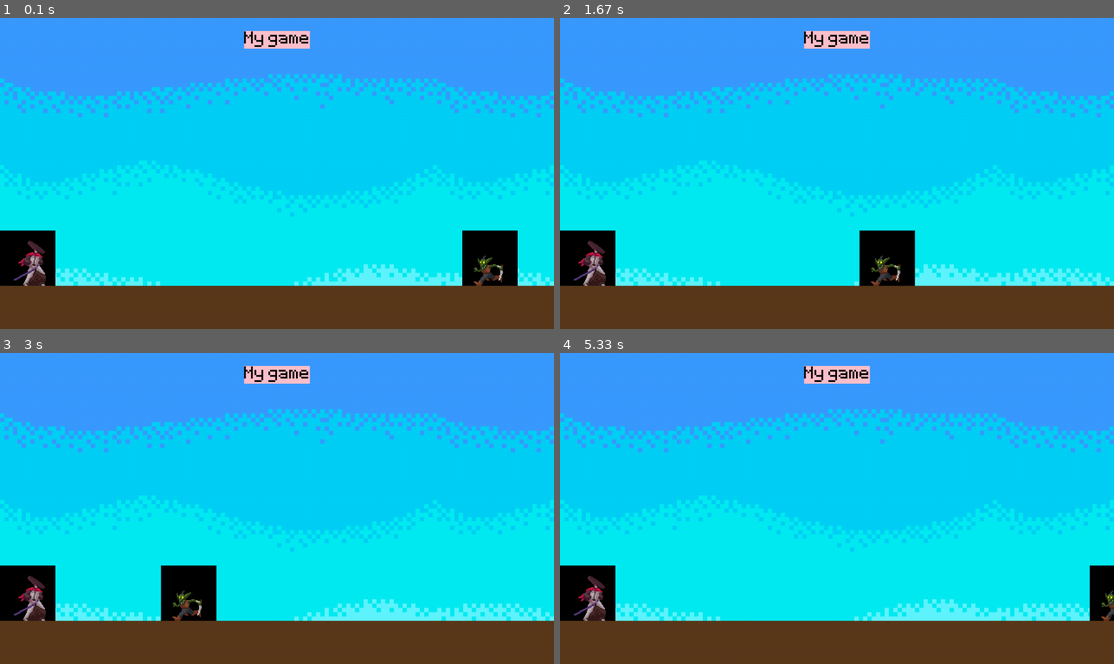
Above: before the commit, frames 1-4 (two rows, left to right).
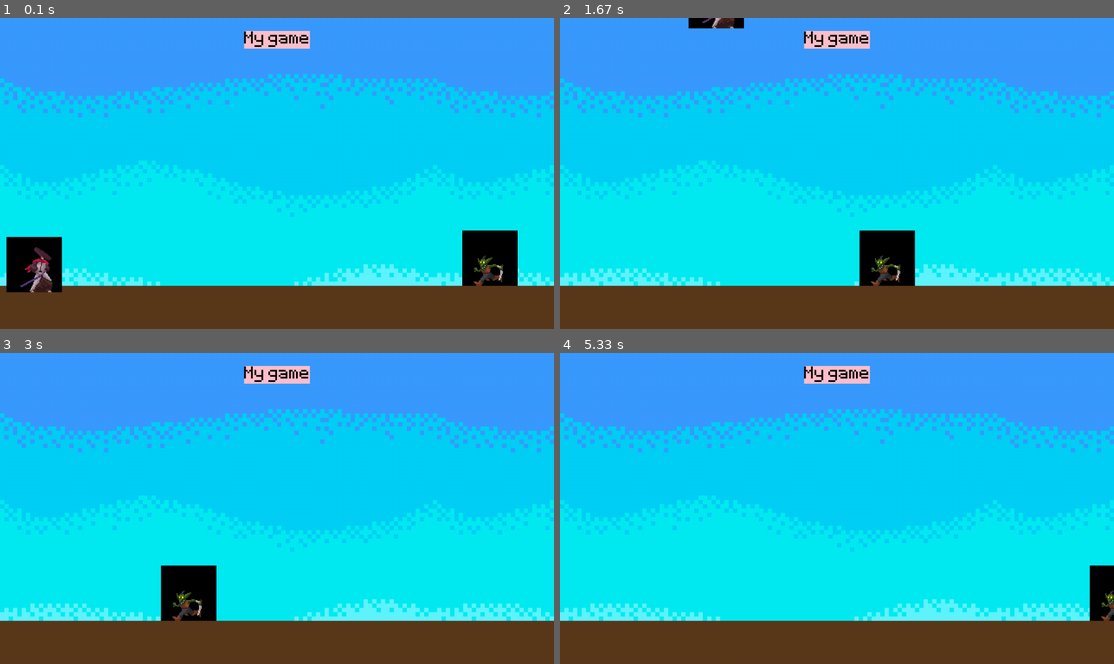
Above: after the commit, the same moments.

Repository: Mandowwow/pygame-endless-runner
Game: pygame game, started from main.py
Two runs of this game, one before a commit and one after it. Both use one fixed random seed, a clock stepped at 60 frames per second and the inputs below.
Inputs (mouse positions are in pixels of both pictures, inside the frame that each line leads up to):
- Up to frame 1 (0.1 s): no input
- Up to frame 2 (1.67 s): tap Space at 0.33, 0.73, 1.03, 1.23, 1.57 s
- Up to frame 3 (3 s): tap Space at 1.87, 2.63, 2.97 s; move the mouse to (382, 511) at 2.6 s; move the mouse to (72, 552) at 2.93 s
- Up to frame 4 (5.33 s): tap Space at 3.27, 3.8, 4.1, 4.87, 5.17 s; move the mouse to (681, 558) at 3.77 s; move the mouse to (1036, 530) at 4.83 s

The runs differ from the first frame. In frame 1, 1.3% of the frame differs, in the area x 0-12%, y 68-89%; in frame 2, 2.1%, in the area x 0-34%, y 0-87%; in frame 3, 1.8%; in frame 4, 1.8%.

Commit message:
Creating a player jump with event type keydown press

Diff:
--- a/main.py
+++ b/main.py
@@ -31,14 +31,23 @@
 hero_surface = pygame.image.load(image_hero_path).convert()
 hero_surface = pygame.transform.scale(hero_surface, (128,128))
 hero_rect = hero_surface.get_rect(midbottom = (64, 620))
+hero_gravity = 0
 
 while True:
     for event in pygame.event.get():
         if event.type == pygame.QUIT:
             pygame.quit()
             exit()
+
         if event.type == pygame.MOUSEMOTION:
             if hero_rect.collidepoint(event.pos): print('collision')
+
+        if event.type == pygame.KEYDOWN:
+            if event.key == pygame.K_SPACE:
+                hero_gravity = -20
+
+        if event.type == pygame.KEYUP:
+            print('key up')
 
     screen.blit(sky_surface, (0,0))
     screen.blit(ground_surface, (0,620))
@@ -47,11 +56,20 @@
     #pygame.draw.line(screen, 'Gold', (0,0), pygame.mouse.get_pos(), 10)
     screen.blit(score_surf, score_rect)
 
+    #PLAYER
+    hero_gravity += 1
+
     screen.blit(hero_surface, hero_rect)
-    #hero_rect.left += 1
+    hero_rect.y += hero_gravity
+    hero_rect.x += 3
+
     screen.blit(goblin_surface, goblin_rect)
     goblin_rect.right -= 4
     if goblin_rect.left < -128: goblin_rect.left = 1280
+
+    #keys = pygame.key.get_pressed()
+    #if keys[pygame.K_SPACE]:
+    #    print('jump')
 
     #if hero_rect.colliderect(goblin_rect):
         #print('collision')
